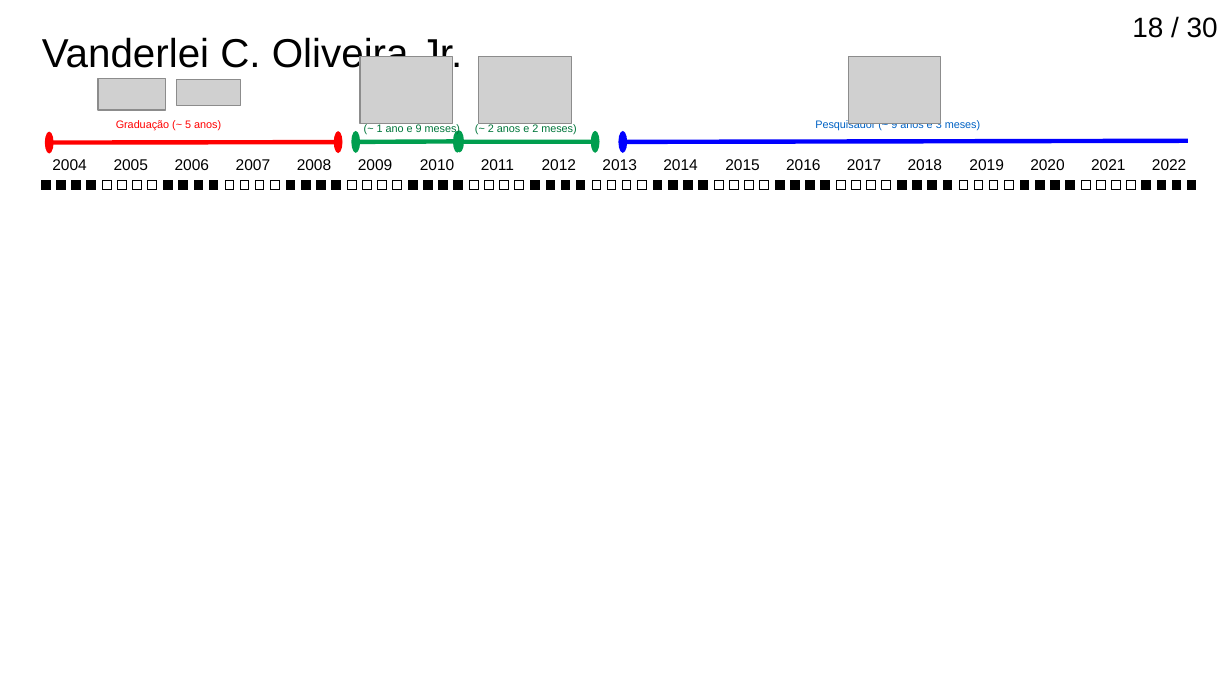
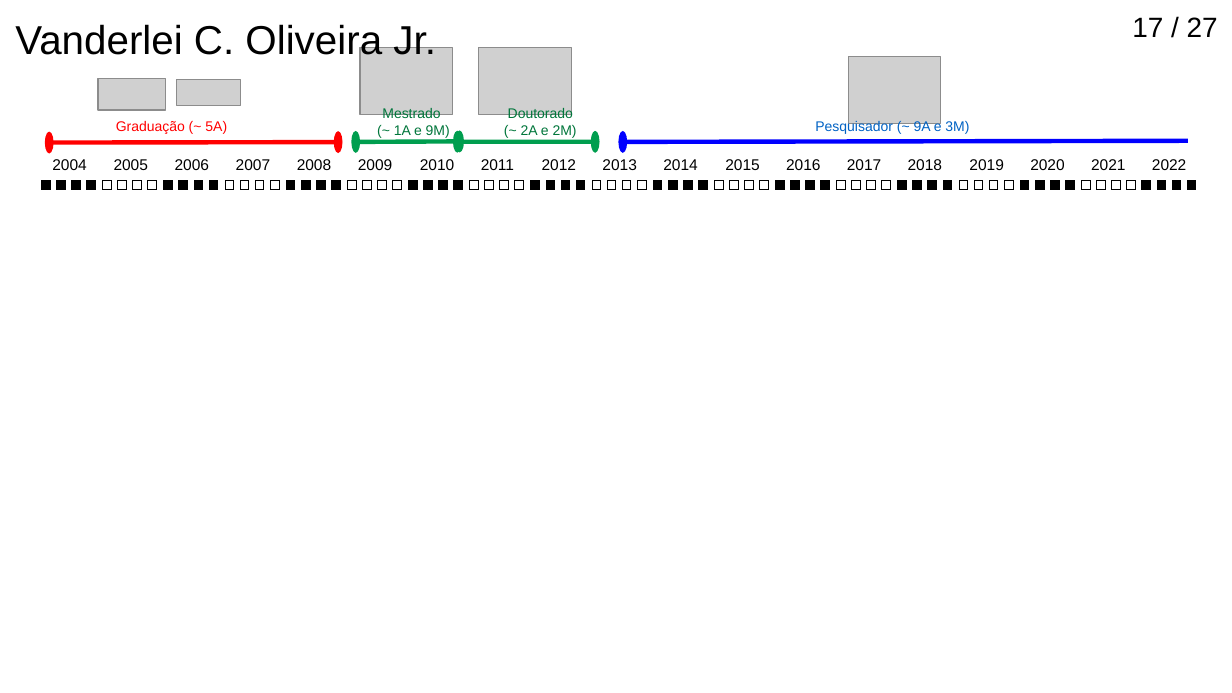
Before and after one commit to birocoles/memos, a slide deck: slide 17 of Titular_III/slides/apresentacao_titular3.odp (slide 18 before the commit). Drawn at 1232x693 pixels with LibreOffice and Linux fonts; fonts in the diff are those of the drawing; grey boxes stand for pictures. Boxes give left, top, right and bottom in pixels: in the first picture for what was removed or moved away, otherwise in the second. Text is boxed around its words. In the diff, an @@ line names an element or a change of style, - is before the commit and + after.

```diff
--- a/Titular_III/slides/apresentacao_titular3.odp
+++ b/Titular_III/slides/apresentacao_titular3.odp
@@ text "Vanderlei C. Oliveira Jr.": place and size @@
-text "Vanderlei C. Oliveira Jr." at [42,37,463,75]
+text "Vanderlei C. Oliveira Jr." at [15,22,436,62]
@@ page number at [1132,17,1218,37]: text changed @@
-18 / 30
+17 / 27
@@ picture: place and size @@
-picture at [360,57,453,124]
+picture at [360,48,453,115]
@@ picture: place and size @@
-picture at [478,57,571,124]
+picture at [478,48,571,115]
@@ text "Mestrado": place and size @@
-text "Mestrado" at [377,124,460,135]
+text "Mestrado" at [382,108,450,138]
@@ text at [382,108,440,122]: size 7 to 9 pt in "Mestrado" @@
@@ text "Doutorado": place and size @@
-text "Doutorado" at [488,124,576,135]
+text "Doutorado" at [508,107,577,138]
@@ text at [508,107,573,122]: size 7 to 9 pt in "Doutorado" @@
@@ text at [116,121,227,134]: text changed; size 7 to 9 pt @@
-Graduação (~ 5 anos)
+Graduação (~ 5A)
@@ text at [394,125,450,138]: text changed; size 7 to 9 pt @@
-(~ 1 ano e 9 meses)
+(~ 1A e 9M)
@@ text at [521,125,577,138]: text changed; size 7 to 9 pt @@
-(~ 2 anos e 2 meses)
+(~ 2A e 2M)
@@ text at [815,120,969,135]: text changed; size 7 to 9 pt @@
-Pesquisador (~ 9 anos e 3 meses)
+Pesquisador (~ 9A e 3M)
```
Also in this commit, not shown: 20 other slides changed, 3 slides removed, 2 other files.
